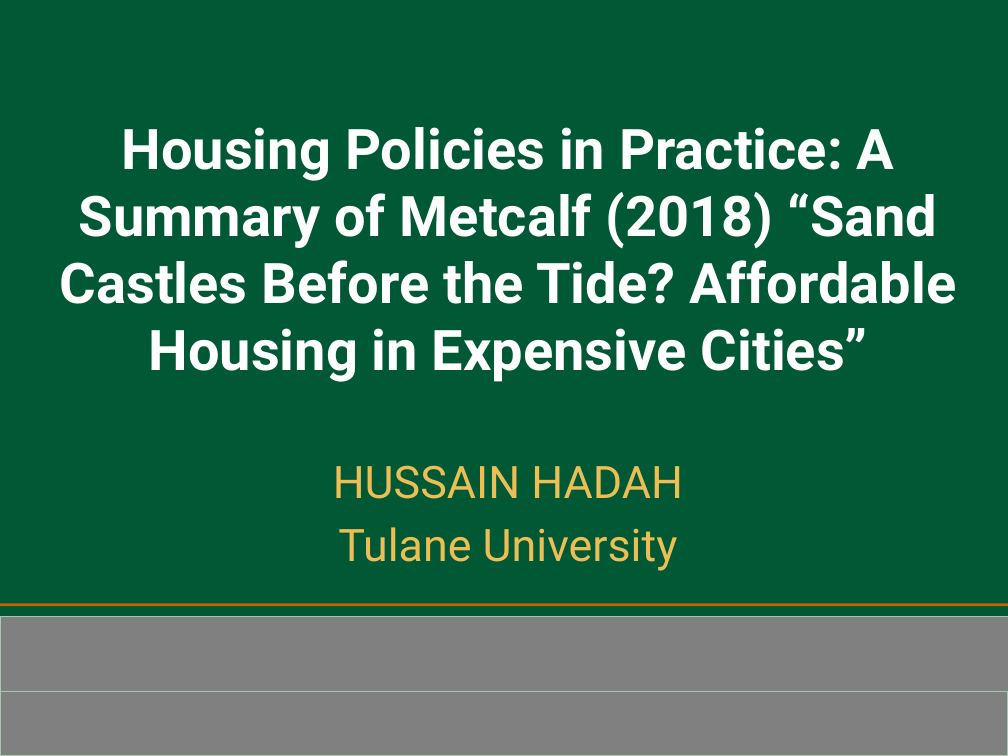
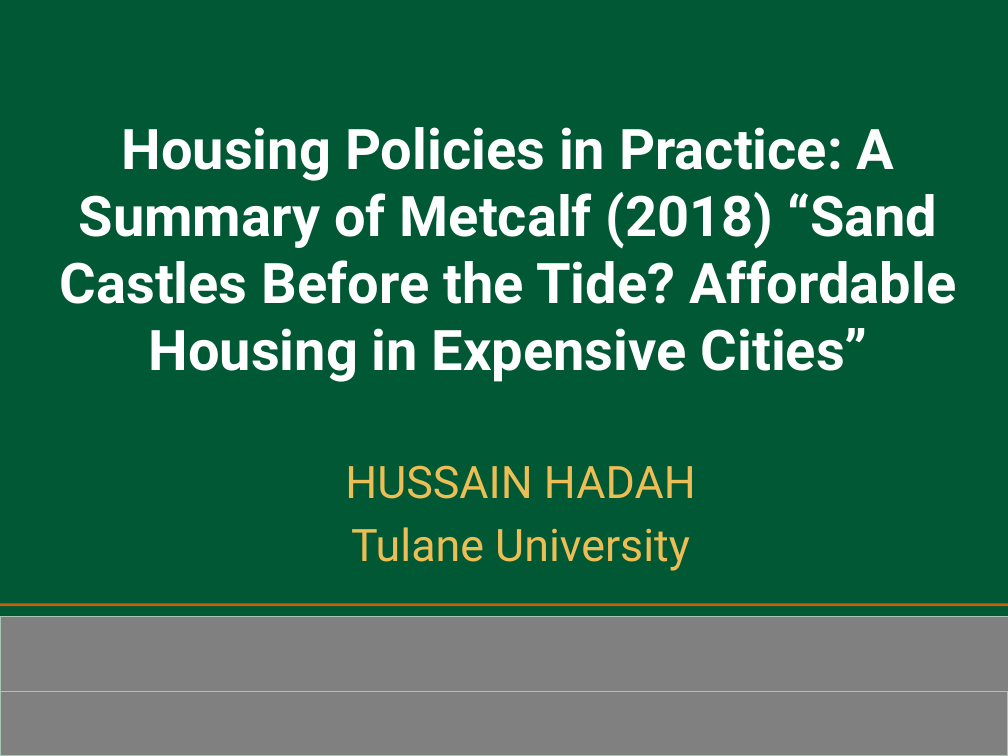
Before and after one commit to hhadah/urban-econ, a slide deck: slide 1 of slides/ppslides/19-HousingPoliciesMetcalfSlidesPButton.pptx. Drawn at 1008x756 pixels with LibreOffice and Linux fonts; fonts in the diff are those of the drawing; background and template pictures are left out. Boxes give left, top, right and bottom in pixels: in the first picture for what was removed or moved away, otherwise in the second. Text is boxed around its words. In the diff, an @@ line names an element or a change of style, - is before the commit and + after.

Commit message:
push new housing lecture

```diff
--- a/slides/ppslides/19-HousingPoliciesMetcalfSlidesPButton.pptx
+++ b/slides/ppslides/19-HousingPoliciesMetcalfSlidesPButton.pptx
@@ subtitle "HUSSAIN HADAH" at (345,465,696,571): indent changed @@
```
Also in this commit, not shown: 1 other slide changed, 4 slides added, 4 other files.
